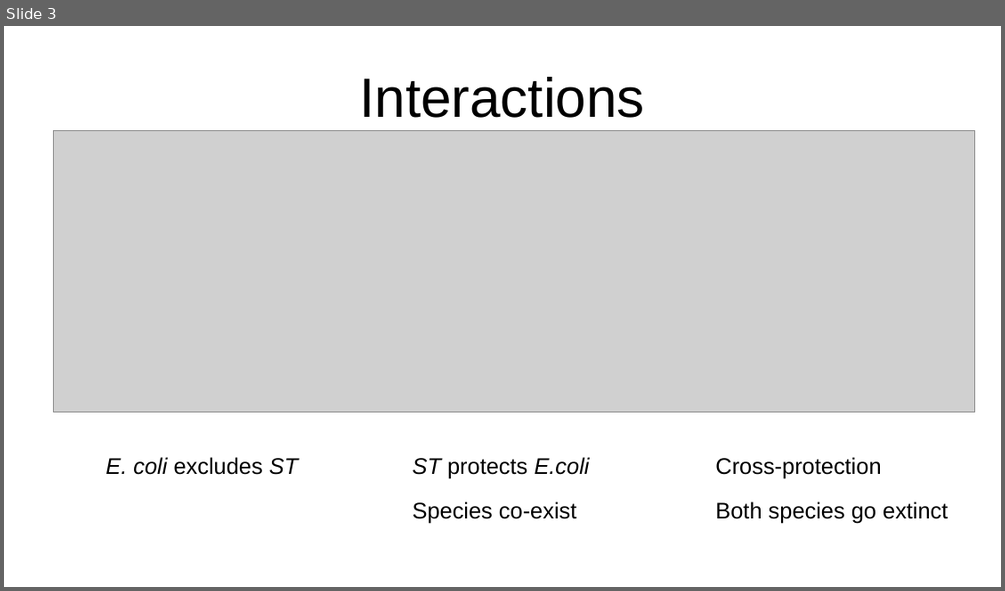
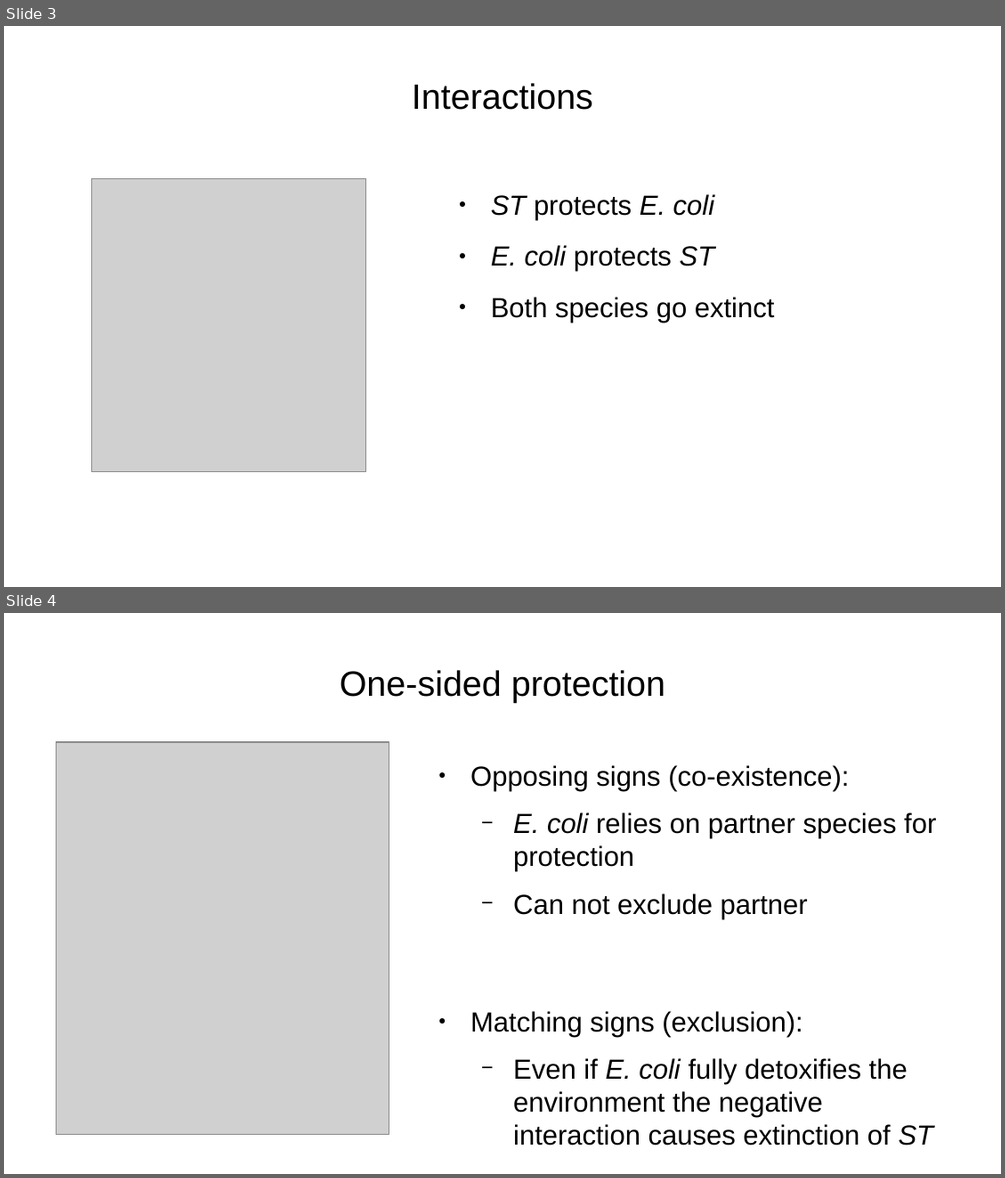
Before and after one commit to nahanoo/toxicity_kuleuven, a slide deck: presentation.odp. Shown one above the other, each under a label of ours: slide 3 before the commit, slides 3 and 4 after it. The pictures are 1005x591 and 1005x1178 pixels, drawn with LibreOffice and Linux fonts; fonts in the diff are those of the drawing; grey boxes stand for pictures. Boxes give left, top, right and bottom in pixels: in the first picture for what was removed or moved away, otherwise in the second. Text is boxed around its words. In the diff, an @@ line names an element or a change of style, - is before the commit and + after.

```diff
--- a/presentation.odp
+++ b/presentation.odp
@@ slide 4 added at bbox=[4, 613, 1001, 1174], background #FFFFFF @@
@@ title added at bbox=[340, 670, 665, 703], 28 pt, text #000000 @@
+One-sided protection
@@ picture added at bbox=[56, 742, 388, 1135] @@
@@ text added at bbox=[470, 765, 936, 1145], 22 pt, text #000000 @@
+● Opposing signs (co-existence):
+  − E. coli relies on partner species for protection
+  − Can not exclude partner
+● Matching signs (exclusion):
+  − Even if E. coli fully detoxifies the environment the negative interaction causes extinction of ST
@@ slide 3 changed as well @@
@@ title "Interactions" at bbox=[412, 83, 593, 110]: size 44 to 28 pt @@
@@ picture: place and size @@
-picture at bbox=[54, 131, 976, 413]
+picture at bbox=[92, 178, 367, 471]
@@ text added at bbox=[491, 194, 775, 322], 22 pt, text #000000 @@
+● ST protects E. coli
+● E. coli protects ST
+● Both species go extinct
@@ text removed at bbox=[105, 457, 298, 475] @@
-E. coli excludes ST
@@ text removed at bbox=[413, 457, 590, 524] @@
-ST protects E.coli
-Species co-exist
@@ text removed at bbox=[715, 457, 947, 524] @@
-Cross-protection
-Both species go extinct
```
Also in this commit, not shown: 1 other slide changed, 15 other slides added, 2 slides removed, 28 other files.
